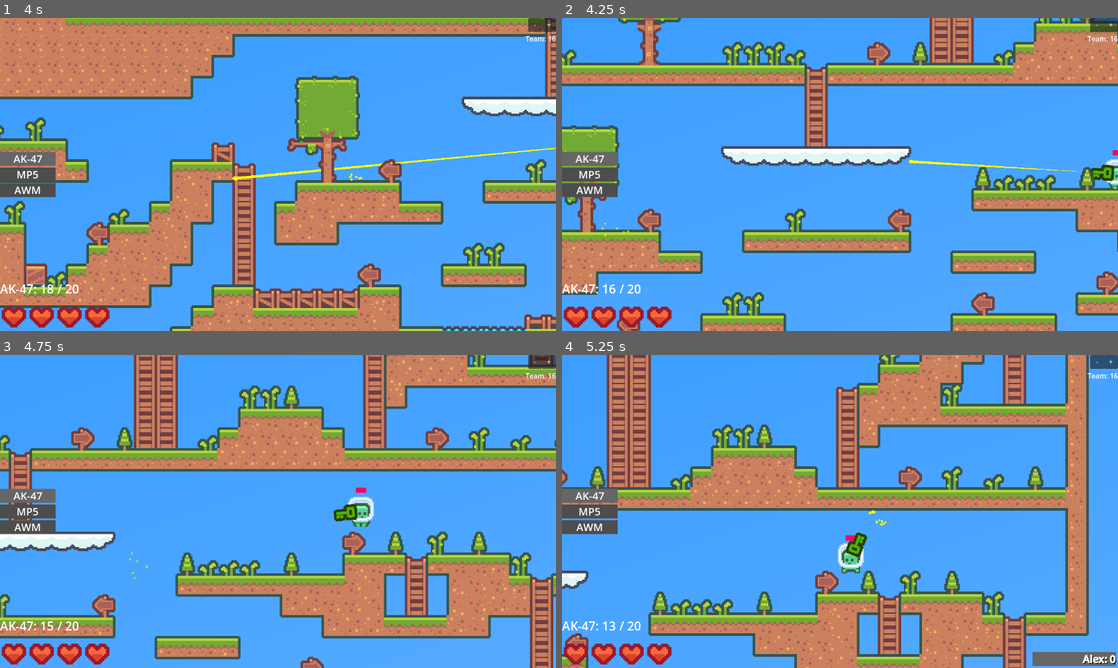
Above: before the commit, frames 1-4 (two rows, left to right).
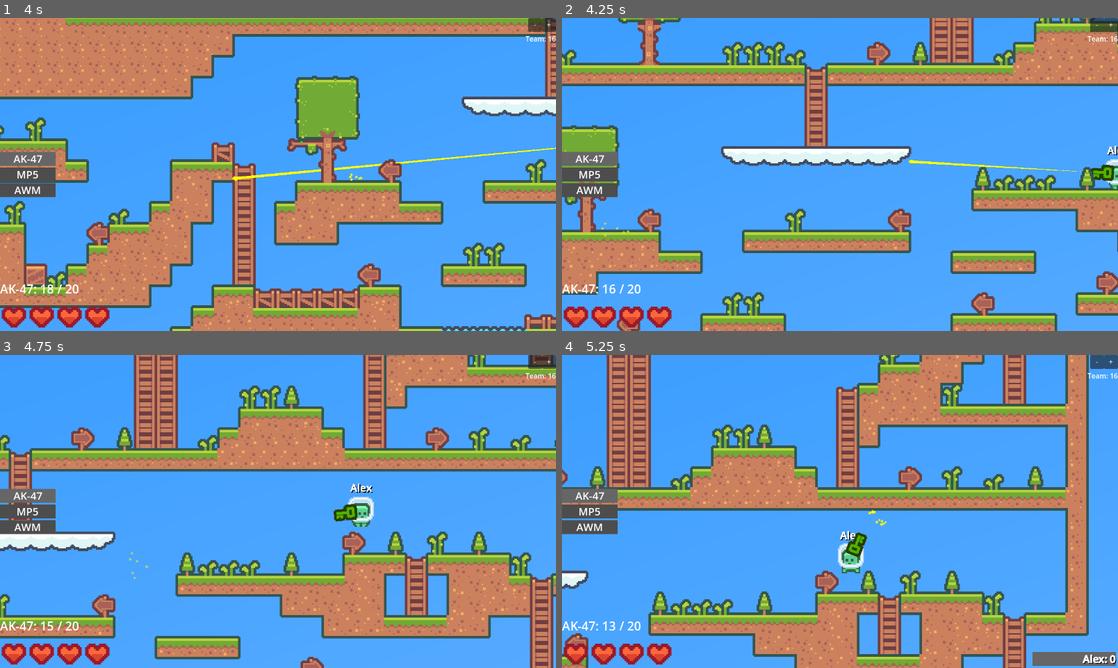
Above: after the commit, the same moments.

Repository: F1zzy31f/Glob-Game
Game: Godot game, scene res://scenes/MainMenu.tscn
The game is run twice, just before and just after one commit, with the same random seed, the same clock (stepped at 60 frames per second) and the same inputs.
Inputs (mouse positions are in pixels of both pictures, inside the frame that each line leads up to):
- Up to frame 1 (4 s): click (278, 136) at 0.52 s; type "Alex" at 0.6 s; click "Play" at 1.25 s; click (278, 136) at 2.02 s; type "12" at 2.1 s; click "Host Game" at 2.75 s; tap Enter at 3.5 s; move the mouse to (400, 158) at 3.52 s; press the mouse at (400, 158) at 3.53 s; hold D (move_right) from 3.53 s (still down); tap Space (jump) at 3.77 s
- Up to frame 2 (4.25 s): keep holding D (move_right)
- Up to frame 3 (4.75 s): keep holding D (move_right); move the mouse to (166, 527) at 4.27 s; release the mouse at (166, 527) at 4.28 s; click (166, 527) at 4.35 s; tap Space (jump) at 4.52 s
- Up to frame 4 (5.25 s): move the mouse to (895, 442) at 5.02 s; release D (move_right) at 5.03 s; press the mouse at (895, 442) at 5.03 s; hold A (move_left) from 5.03 s (still down)

Frame 1 is identical in both runs. In frame 2, less than 0.1% of the frame differs, in the area x 98-100%, y 40-44%; in frame 3, less than 0.1%, in the area x 63-68%, y 40-44%; in frame 4, less than 0.1%.

Commit message:
Overhead UI + Username

Diff:
--- a/scenes/Player.tscn
+++ b/scenes/Player.tscn
@@ -38,13 +38,8 @@
 [sub_resource type="RectangleShape2D" id="RectangleShape2D_o4edw"]
 size = Vector2(14, 3)
 
-[sub_resource type="Gradient" id="Gradient_t607y"]
-colors = PackedColorArray(1, 1, 1, 1, 1, 1, 1, 1)
-
-[sub_resource type="GradientTexture2D" id="GradientTexture2D_avgkc"]
-gradient = SubResource("Gradient_t607y")
-width = 8
-height = 8
+[sub_resource type="ViewportTexture" id="ViewportTexture_vb55b"]
+viewport_path = NodePath("OverheadUI/SubViewport")
 
 [sub_resource type="SceneReplicationConfig" id="SceneReplicationConfig_4ei3r"]
 properties/0/path = NodePath(".:position")
@@ -89,6 +84,9 @@
 properties/13/path = NodePath(".:username")
 properties/13/spawn = true
 properties/13/sync = true
+properties/14/path = NodePath("OverheadUI/SubViewport/Username:text")
+properties/14/spawn = true
+properties/14/sync = true
 
 [node name="Player" type="CharacterBody2D" groups=["Hurtable"]]
 script = ExtResource("1_3vl4j")
@@ -111,18 +109,31 @@
 position = Vector2(0, 11)
 shape = SubResource("RectangleShape2D_o4edw")
 
-[node name="TeamIndicator" type="Sprite2D" parent="."]
-modulate = Color(1, 0, 0, 1)
+[node name="OverheadUI" type="Sprite2D" parent="."]
 z_index = 3
-position = Vector2(0, -16)
-scale = Vector2(1, 0.5)
-texture = SubResource("GradientTexture2D_avgkc")
-
-[node name="Label" type="Label" parent="."]
-offset_left = -20.0
-offset_top = -35.0
-offset_right = 20.0
-offset_bottom = -12.0
+position = Vector2(0, -18)
+scale = Vector2(0.25, 0.25)
+texture = SubResource("ViewportTexture_vb55b")
+
+[node name="SubViewport" type="SubViewport" parent="OverheadUI"]
+transparent_bg = true
+size = Vector2i(256, 64)
+
+[node name="Username" type="Label" parent="OverheadUI/SubViewport"]
+anchors_preset = 15
+anchor_right = 1.0
+anchor_bottom = 1.0
+grow_horizontal = 2
+grow_vertical = 2
+theme_override_colors/font_shadow_color = Color(0, 0, 0, 1)
+theme_override_colors/font_outline_color = Color(1, 1, 1, 1)
+theme_override_constants/shadow_offset_x = 3
+theme_override_constants/shadow_offset_y = 3
+theme_override_constants/outline_size = 3
+theme_override_font_sizes/font_size = 32
+text = "Username"
+horizontal_alignment = 1
+vertical_alignment = 1
 
 [node name="Camera" type="Camera2D" parent="."]
 offset = Vector2(0, -32)
--- a/scripts/Player.gd
+++ b/scripts/Player.gd
@@ -20,7 +20,7 @@
 var gravity = ProjectSettings.get_setting("physics/2d/default_gravity")
 
 @onready var sprite = $Sprite
-@onready var team_indicator = $TeamIndicator
+@onready var overhead_username = $OverheadUI/SubViewport/Username
 @onready var camera = $Camera
 @onready var audio_listener = $Camera/AudioListener
 @onready var hand_pivot = $HandPivot
@@ -44,6 +44,7 @@
 	if not is_multiplayer_authority(): return
 
 	username = Network.username
+	overhead_username.text = username
 	team_index = randi_range(0, 15)
 
 	ui.visible = true
@@ -57,7 +58,6 @@
 	healthbar_inner.value = health
 
 	$CanvasLayer/UI/TeamIndex.text = "Team: " + str(team_index + 1)
-	team_indicator.modulate = Color.from_hsv(team_index / float(16), 1, 1)
 
 	item_info.text = hand.get_child(item_index).get_item_info()
 	for child in inventory.get_children():
Not shown: 1 places in scenes/Player.tscn that only renumber resources
